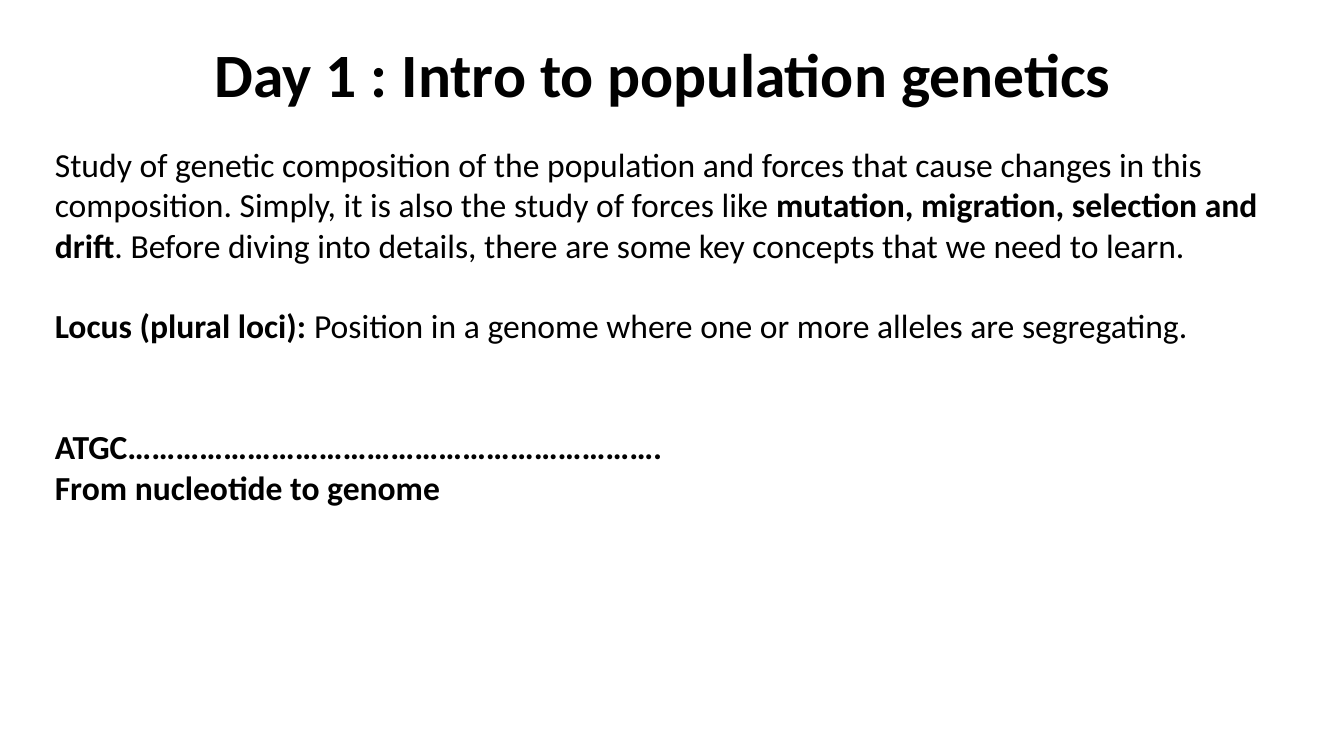
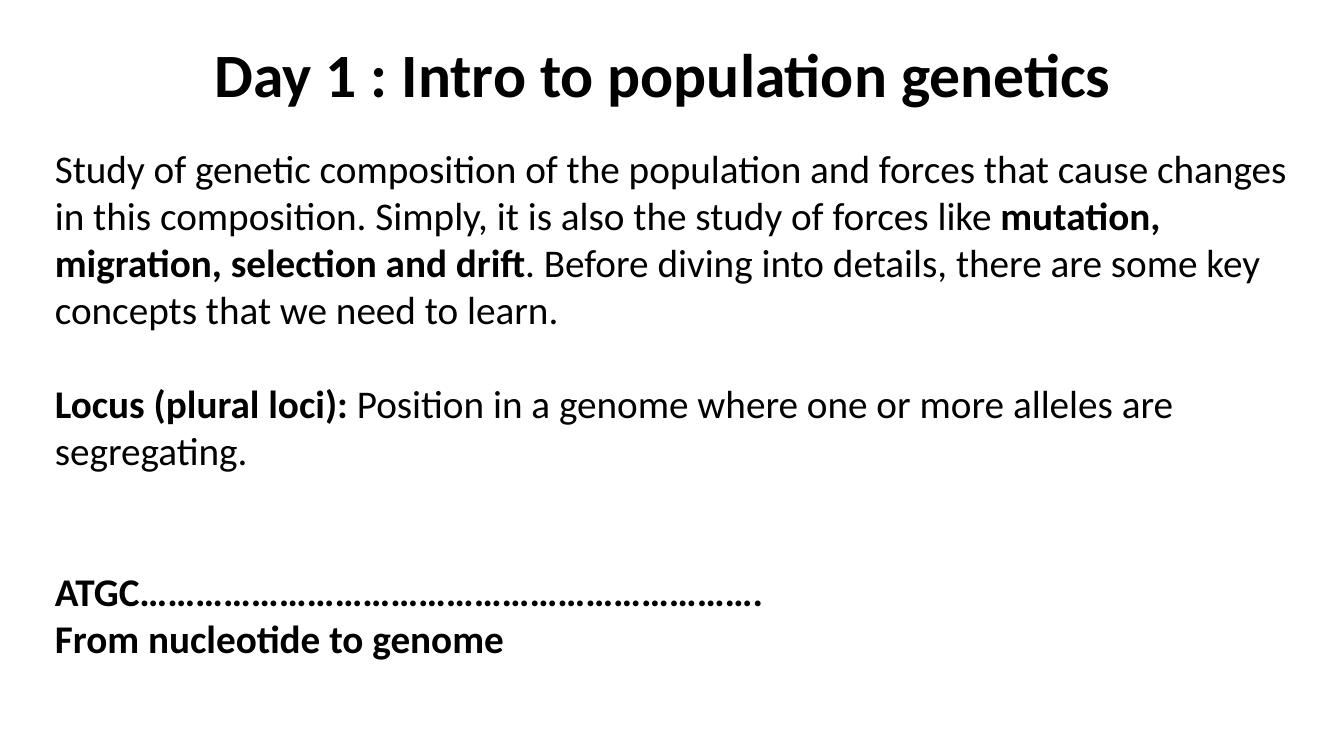
Before and after one commit to shankarkshakya/geppopgen, a slide deck: slide 8 of New Microsoft PowerPoint Presentation.pptx. Drawn at 1344x756 pixels with LibreOffice and Linux fonts; fonts in the diff are those of the drawing. Boxes give left, top, right and bottom in pixels: in the first picture for what was removed or moved away, otherwise in the second. Text is boxed around its words. In the diff, an @@ line names an element or a change of style, - is before the commit and + after.

```diff
--- a/New Microsoft PowerPoint Presentation.pptx
+++ b/New Microsoft PowerPoint Presentation.pptx
@@ text "Study of genetic composition of ..." at (x1=55, y1=155, x2=1286, y2=660): size 24 to 28 pt @@
```
Also in this commit, not shown: 5 other slides changed, 8 slides added, 3 slides removed, 16 other files.
